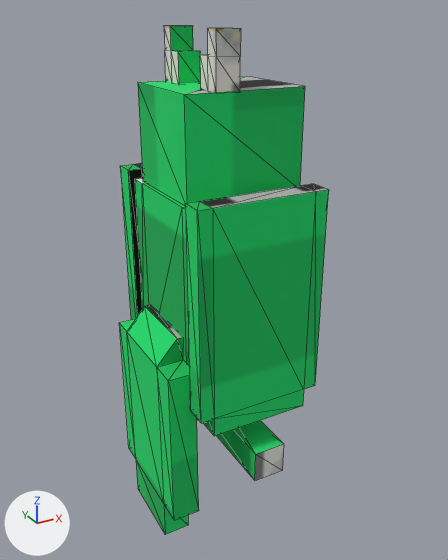
Two versions of the glTF model models/creatures/owl/model.gltf, one commit apart.
The view is the same before and after, from a camera (50 mm lens) standing at (-0.897, -1.582, 1.611) and looking at (-0.023, 0.007, 0.817). The axes (+X, +Y, +Z) are drawn at lower left. The lights are the same throughout. The first picture is the older version. Mesh edges are drawn as thin lines. Vertices at exactly the same position are counted once.

Objects in the first picture: 'owl'.
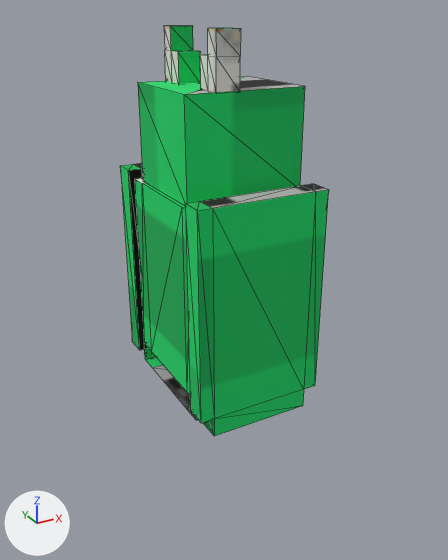
Location of each change, [x1, y1, x2, y2] in pixels of the pictures (448 x 560 px):
'owl', reshaped (19% shorter)
    before: [119, 26, 329, 534]
    after: [120, 26, 329, 436]
part 1 of me_owl, deleted (green)
    before: [119, 305, 199, 534]
part 2 of me_owl, deleted
    before: [216, 420, 284, 481]

The change, as a list of edits to the scene's bpy script:
```text
Change me_owl:
    used by ob_owl; location = (0.0, 0.0, 0.0)
    remove me_owl.from_pydata(...)  # 190 vertices, 336 faces; spans x -0.32..0.21, y -0.31..0.33, z 0.0..1.56
    add me_owl.from_pydata(...)  # 158 vertices, 274 faces; spans x -0.25..0.21, y -0.27..0.27, z 0.38..1.56
    me_owl part 1: the loose piece of 24 vertices spanning x -0.32..-0.23, y -0.2..0.2, z 0.0..0.73 is deleted
    me_owl part 2: the loose piece of 8 vertices spanning x -0.09..0.01, y -0.31..0.33, z 0.28..0.38 is deleted
    other edits to the shape of me_owl do not show in these pictures
```
